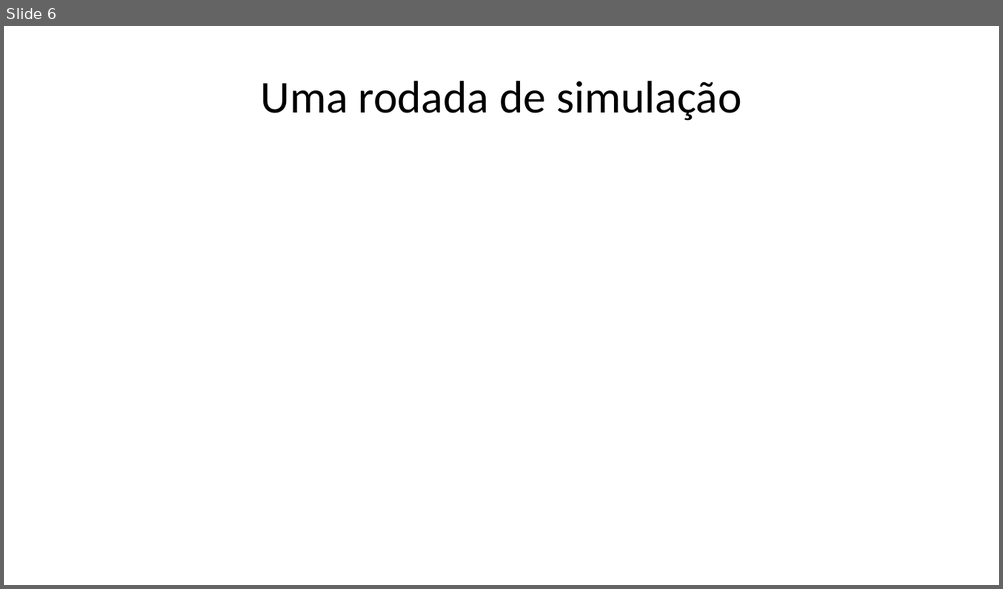
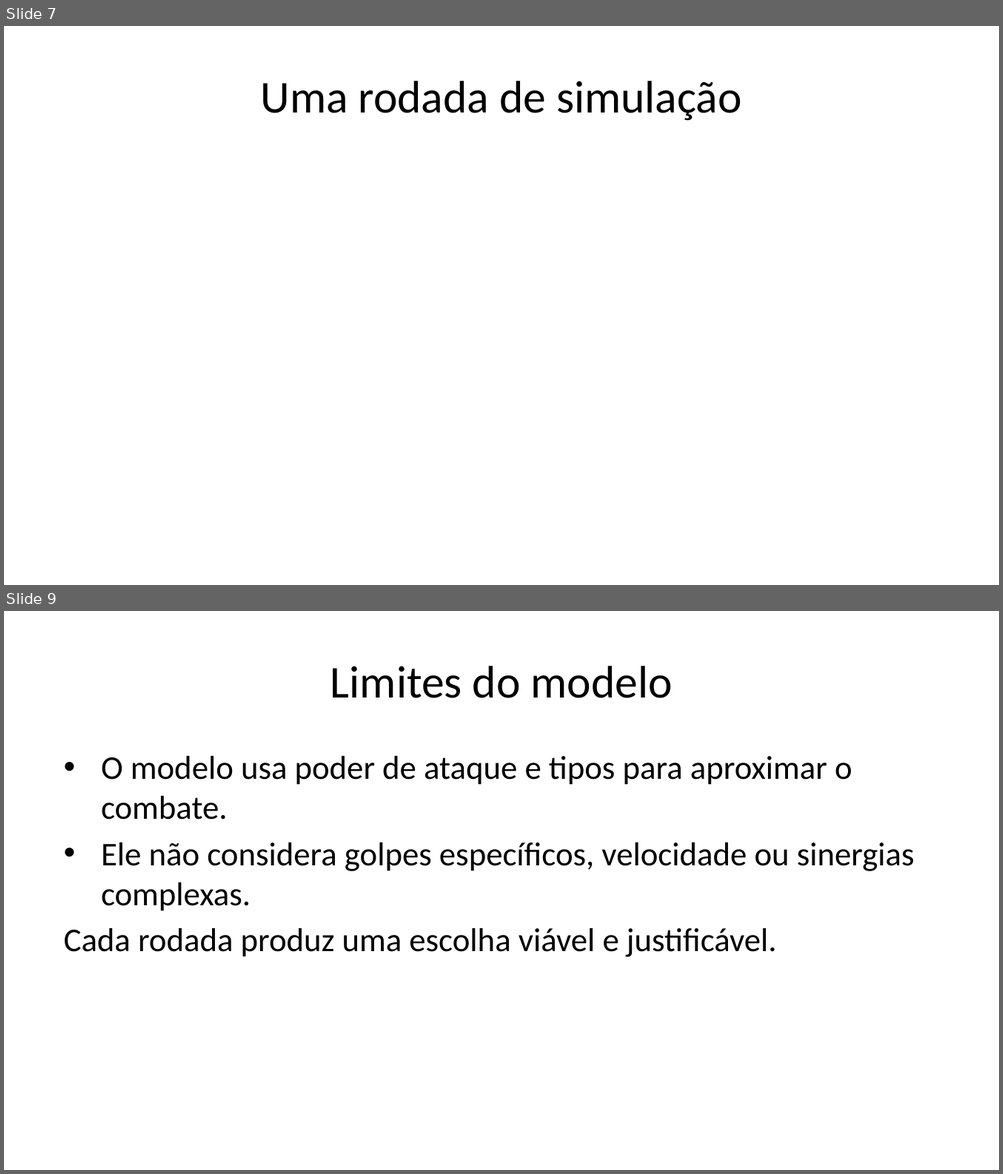
Before and after one commit to Cotrim72/Trabalho_OTM, a slide deck: output/apresentacao_draft.pptx. Shown one above the other, each under a label of ours: slide 6 before the commit, slides 7 and 9 after it; the slides between them are not shown. The pictures are 1003x589 and 1003x1174 pixels, drawn with LibreOffice and Linux fonts; fonts in the diff are those of the drawing. Boxes give left, top, right and bottom in pixels: in the first picture for what was removed or moved away, otherwise in the second. Text is boxed around its words. In the diff, an @@ line names an element or a change of style, - is before the commit and + after.

```diff
--- a/output/apresentacao_draft.pptx
+++ b/output/apresentacao_draft.pptx
@@ slide 9 added at (4, 611, 999, 1170), background #FFFFFF @@
@@ title added at (330, 666, 671, 698), 33 pt, text #000000 @@
+Limites do modelo
@@ text added at (64, 756, 914, 957), 24 pt, text #000000 @@
+• O modelo usa poder de ataque e tipos para aproximar o combate.
+• Ele não considera golpes específicos, velocidade ou sinergias complexas.
+Cada rodada produz uma escolha viável e justificável.
@@ what was slide 6 is now slide 7 @@
```
Also in this commit, not shown: 1 slide changed, 1 other slide added, 3 other files.
